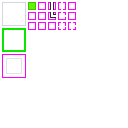
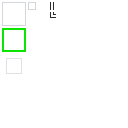
Comparing the layer stacks of the two (128, 128) images. Changes:
painted on "assets" over [28, 2, 36, 10]
hid "reserved" over [2, 2, 76, 78]
